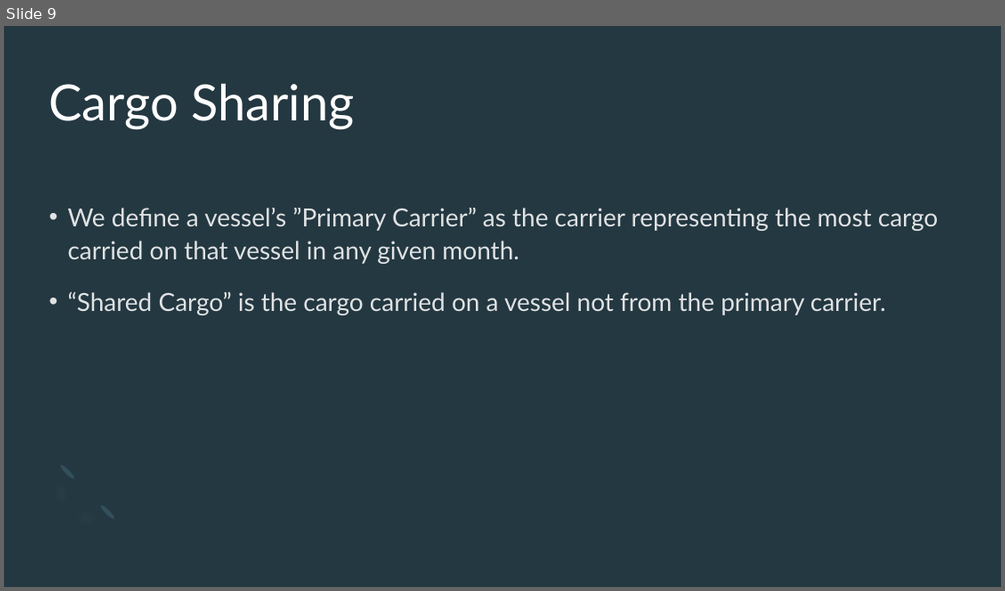
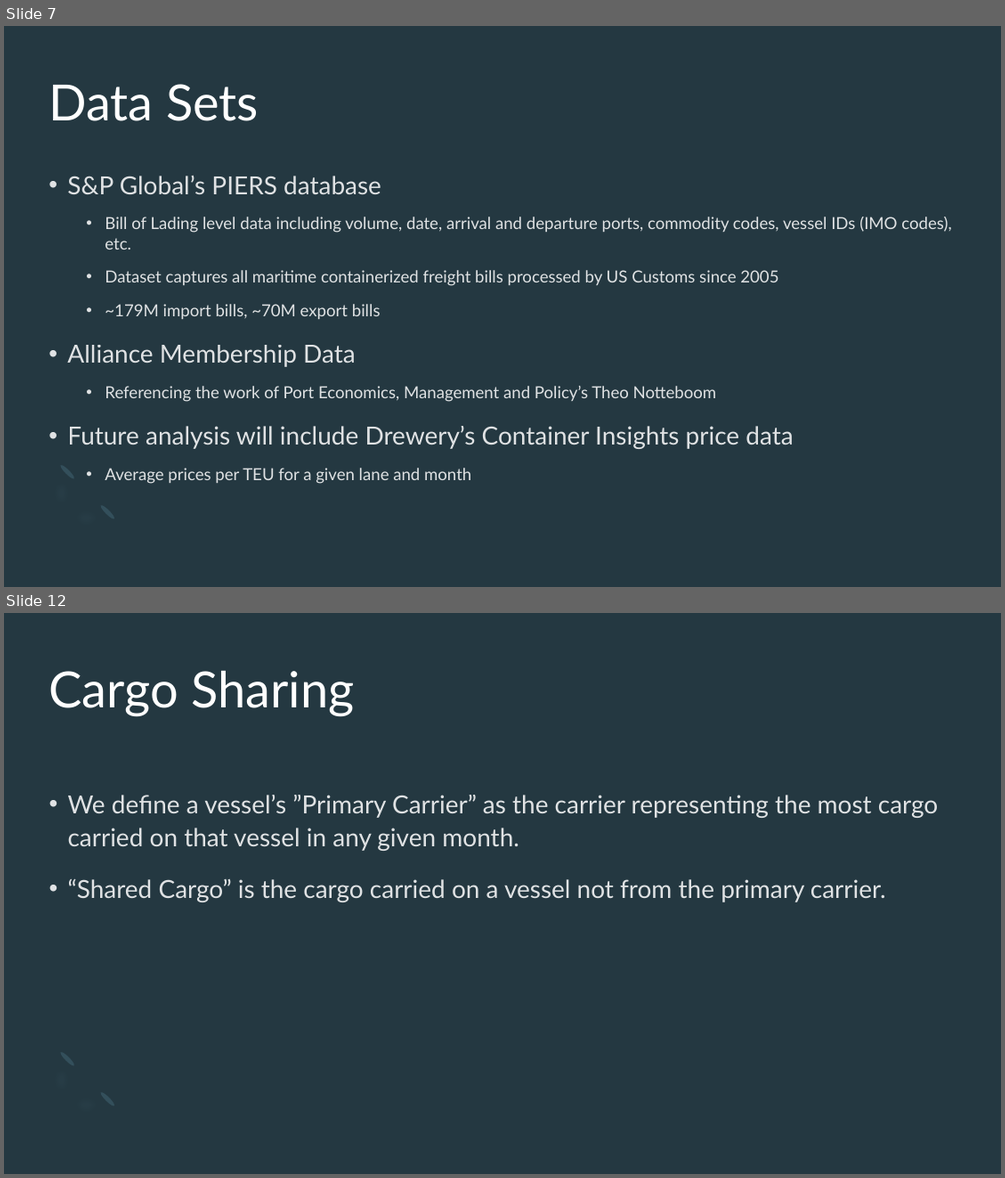
Before and after one commit to epistemetrica/Ocean-Carrier-Alliances-Project, a slide deck: PNREC/PNREC slides.pptx. Shown one above the other, each under a label of ours: slide 9 before the commit, slides 7 and 12 after it; the slides between them are not shown. The pictures are 1005x591 and 1005x1178 pixels, drawn with LibreOffice and Linux fonts; fonts in the diff are those of the drawing. Boxes give left, top, right and bottom in pixels: in the first picture for what was removed or moved away, otherwise in the second. Text is boxed around its words. In the diff, an @@ line names an element or a change of style, - is before the commit and + after.

```diff
--- a/PNREC/PNREC slides.pptx
+++ b/PNREC/PNREC slides.pptx
@@ slide 7 added at (4, 26, 1001, 587), background #243841; not listed: 3 template elements that a slide beside it also shows @@
@@ title added at (49, 84, 259, 121), 48 pt, text #FFFFFF @@
+Data Sets
@@ text added at (67, 176, 951, 483), 16 pt, text #FFFFFF at 85% opacity @@
+• S&P Global’s PIERS database
+  • Bill of Lading level data including volume, date, arrival and departure ports, commodity codes, vessel IDs (IMO codes), etc.
+  • Dataset captures all maritime containerized freight bills processed by US Customs since 2005
+  • ~179M import bills, ~70M export bills
+• Alliance Membership Data
+  • Referencing the work of Port Economics, Management and Policy’s Theo Notteboom
+• Future analysis will include Drewery’s Container Insights price data
+  • Average prices per TEU for a given lane and month
@@ what was slide 9 is now slide 12 @@
```
Also in this commit, not shown: 5 slides changed, 8 other slides added, 3 slides removed, 13 other files.
